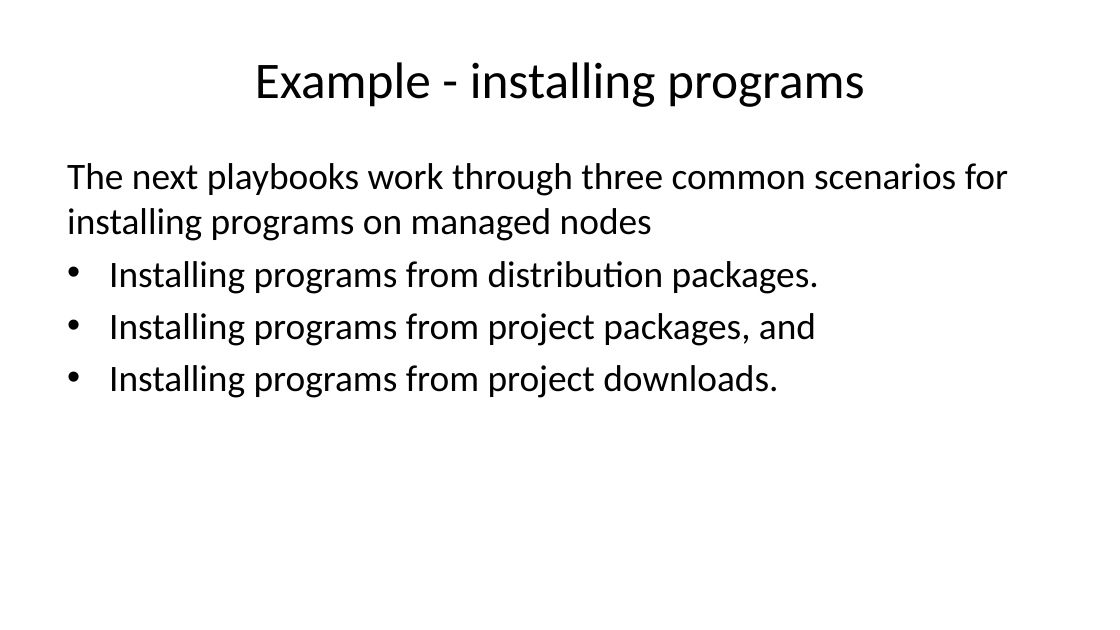
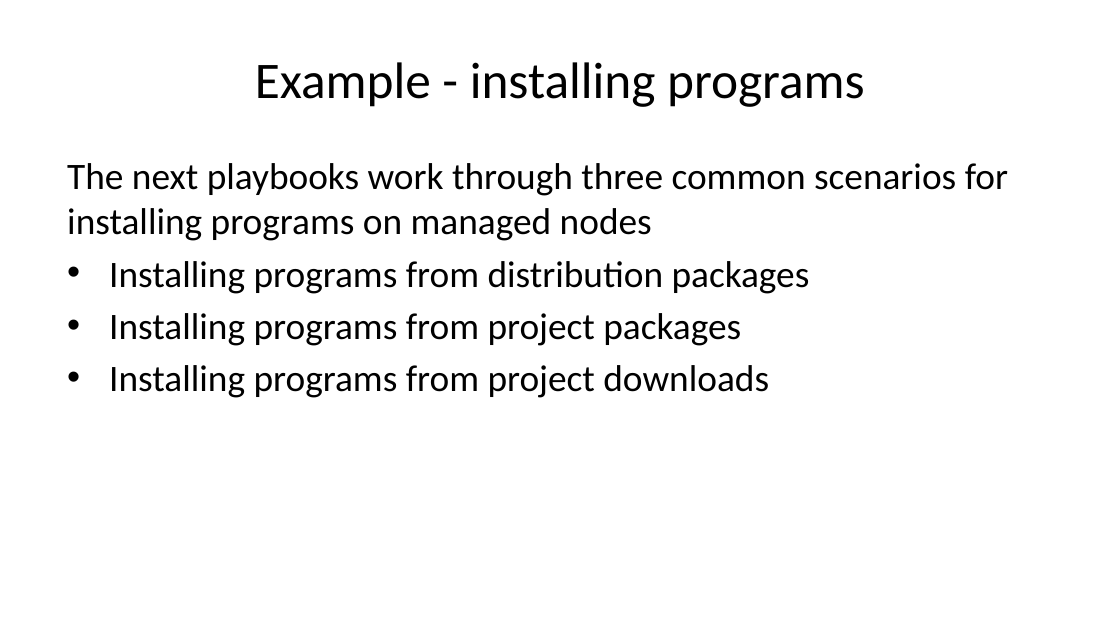
Before and after one commit to jjdavis5678/afti, a slide deck: slide 39 of slides.pptx. Drawn at 1120x630 pixels with LibreOffice and Linux fonts; fonts in the diff are those of the drawing. Boxes give left, top, right and bottom in pixels: in the first picture for what was removed or moved away, otherwise in the second. Text is boxed around its words. In the diff, an @@ line names an element or a change of style, - is before the commit and + after.

Commit message:
Add files via upload
More typo squishing

```diff
--- a/slides.pptx
+++ b/slides.pptx
@@ text at (x1=109, y1=261, x2=810, y2=398): text changed @@
-• Installing programs from distribution packages.
-• Installing programs from project packages, and
-• Installing programs from project downloads.
+• Installing programs from distribution packages
+• Installing programs from project packages
+• Installing programs from project downloads
```
Also in this commit, not shown: 7 other slides changed.
